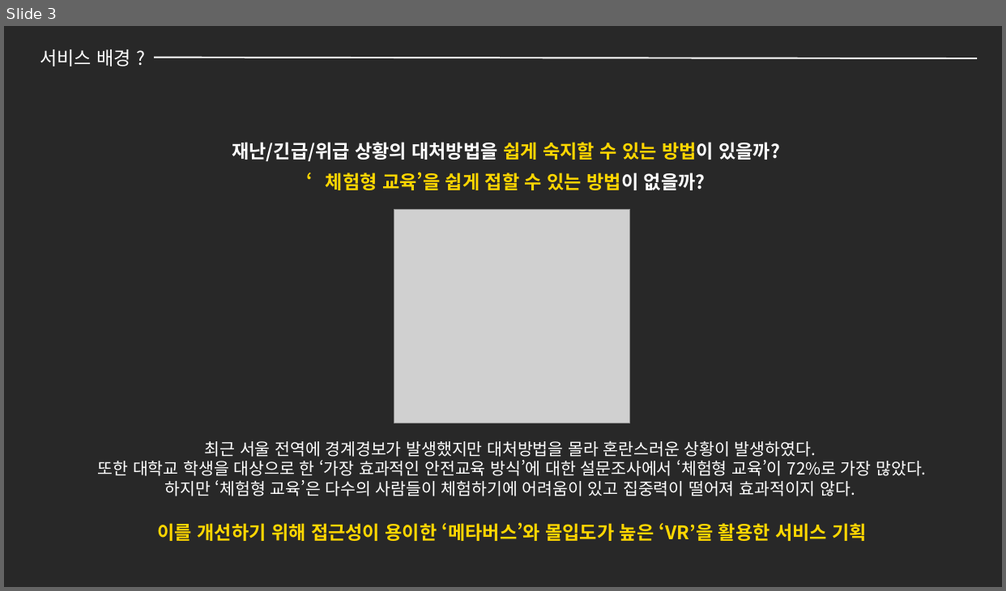
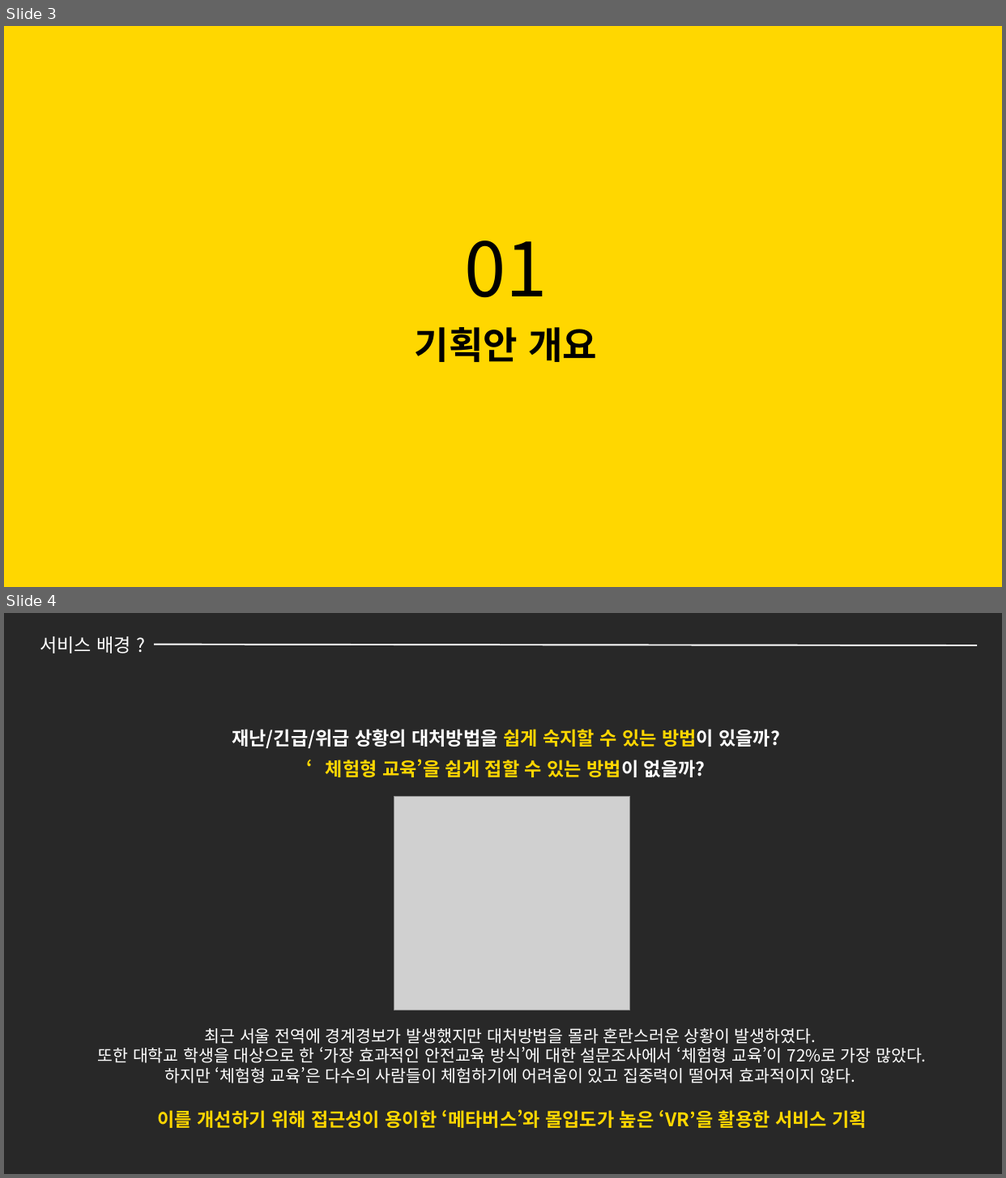
Before and after one commit to Khackathon/k-hackathon, a slide deck: 은아/K-해커톤 ppt.pptx. Shown one above the other, each under a label of ours: slide 3 before the commit, slides 3 and 4 after it. The pictures are 1006x591 and 1006x1178 pixels, drawn with LibreOffice and Linux fonts; fonts in the diff are those of the drawing; grey boxes stand for pictures. Boxes give left, top, right and bottom in pixels: in the first picture for what was removed or moved away, otherwise in the second. Text is boxed around its words. In the diff, an @@ line names an element or a change of style, - is before the commit and + after.

```diff
--- a/은아/K-해커톤 ppt.pptx
+++ b/은아/K-해커톤 ppt.pptx
@@ slide 3 added at <box>4,26,1002,587</box>, background #FFD700 @@
@@ text added at <box>464,241,548,298</box>, 72 pt, text #000000 @@
+01
@@ text added at <box>415,327,597,362</box>, 36 pt, text #000000, bold @@
+기획안 개요
@@ what was slide 3 is now slide 4 @@
```
Also in this commit, not shown: 8 slides changed, 10 other slides added, 2 other files.
